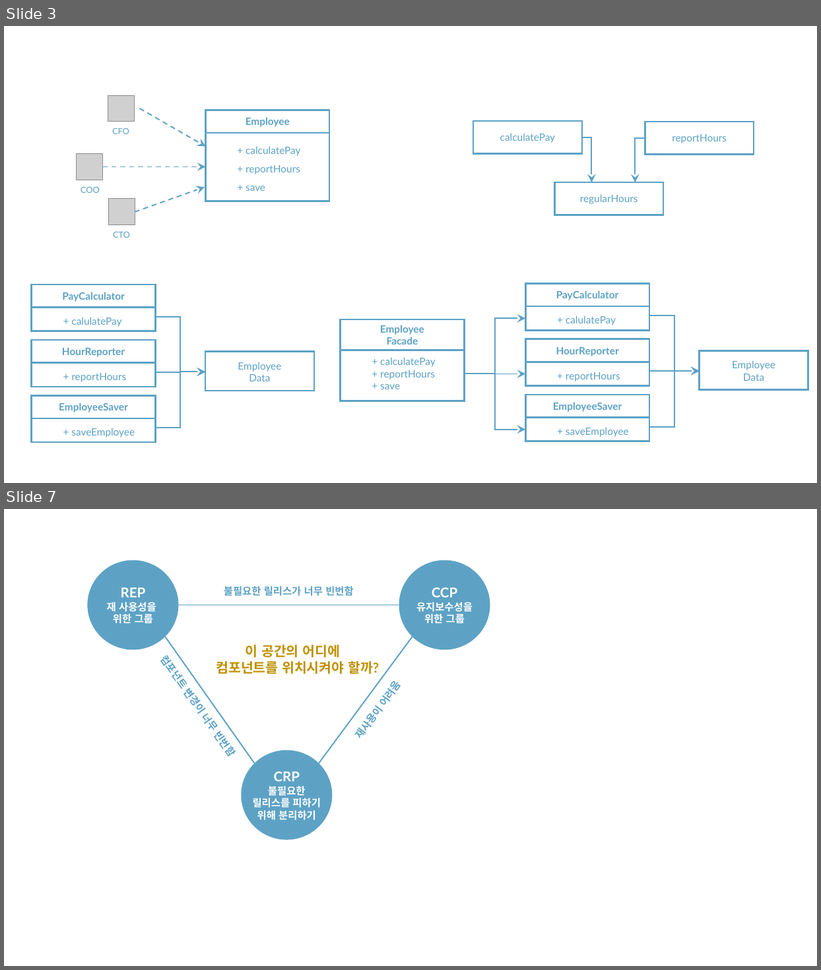
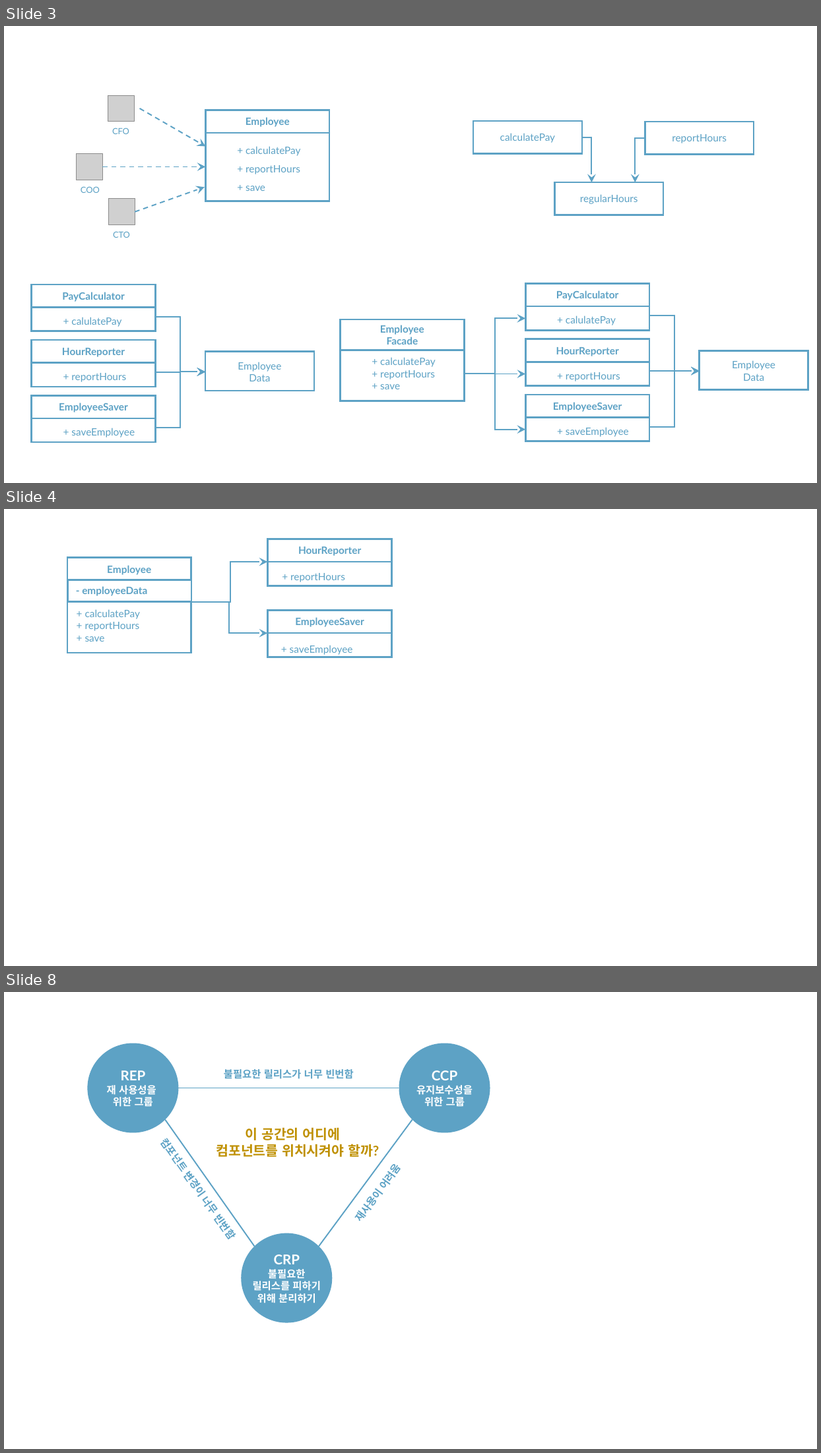
Before and after one commit to rudaks-han/book-summary, a slide deck: Clean Architecture/ref/클린아키텍처.pptx. Shown one above the other, each under a label of ours: slides 3 and 7 before the commit, slides 3, 4 and 8 after it; the slides between them are not shown. The pictures are 821x970 and 821x1453 pixels, drawn with LibreOffice and Linux fonts; fonts in the diff are those of the drawing; grey boxes stand for pictures. Boxes give left, top, right and bottom in pixels: in the first picture for what was removed or moved away, otherwise in the second. Text is boxed around its words. In the diff, an @@ line names an element or a change of style, - is before the commit and + after.

```diff
--- a/Clean Architecture/ref/클린아키텍처.pptx
+++ b/Clean Architecture/ref/클린아키텍처.pptx
@@ slide 4 added at (4,509,817,966), background #FFFFFF @@
@@ elbow arrow added from (193, 601) to (267, 562), #5DA2C5 1.5 pt @@
@@ group added at (67,558,191,653): 3 rectangles, 3 texts @@
+Employee
++ calculatePay
++ reportHours
++ save
+- employeeData
@@ group added at (268,539,392,586): 2 rectangles, 2 texts @@
+HourReporter
++ reportHours
@@ elbow arrow added from (191, 602) to (267, 634), #5DA2C5 1.5 pt @@
@@ group added at (268,610,392,657): 2 rectangles, 2 texts @@
+EmployeeSaver
++ saveEmployee
@@ what was slide 7 is now slide 8 @@
```
Also in this commit, not shown: 8 slides changed, 48 other files.
